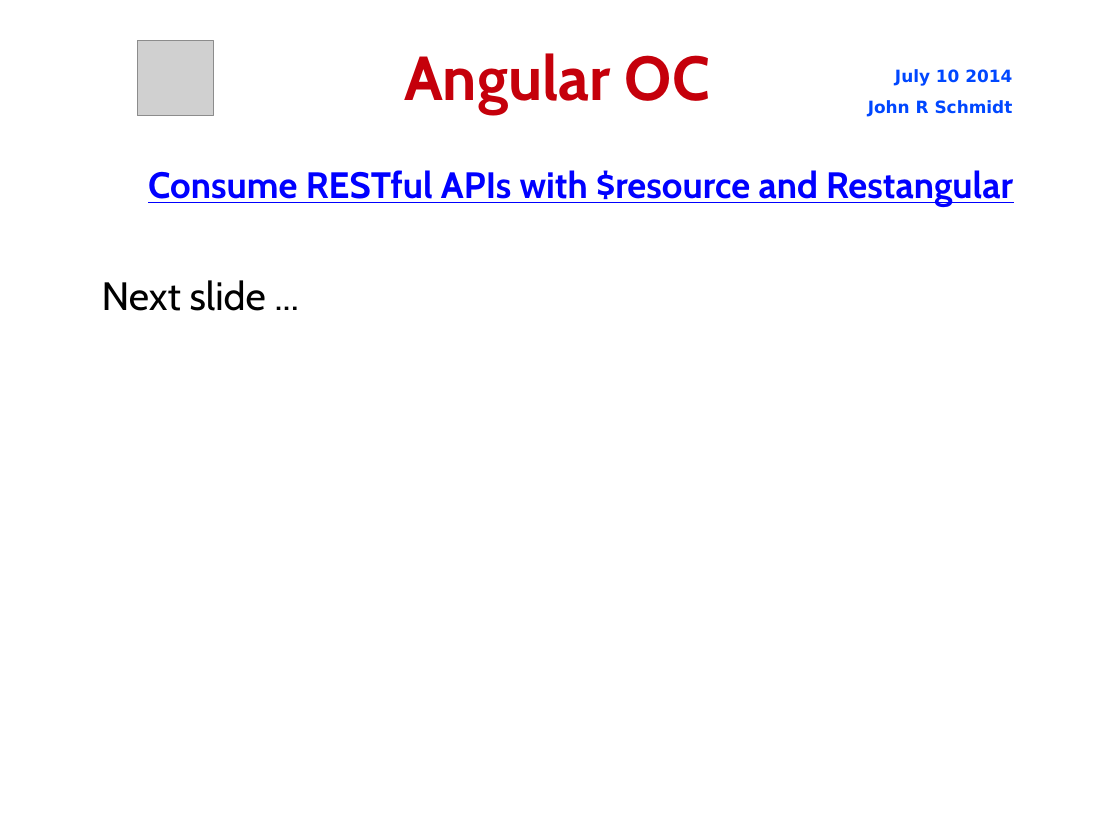
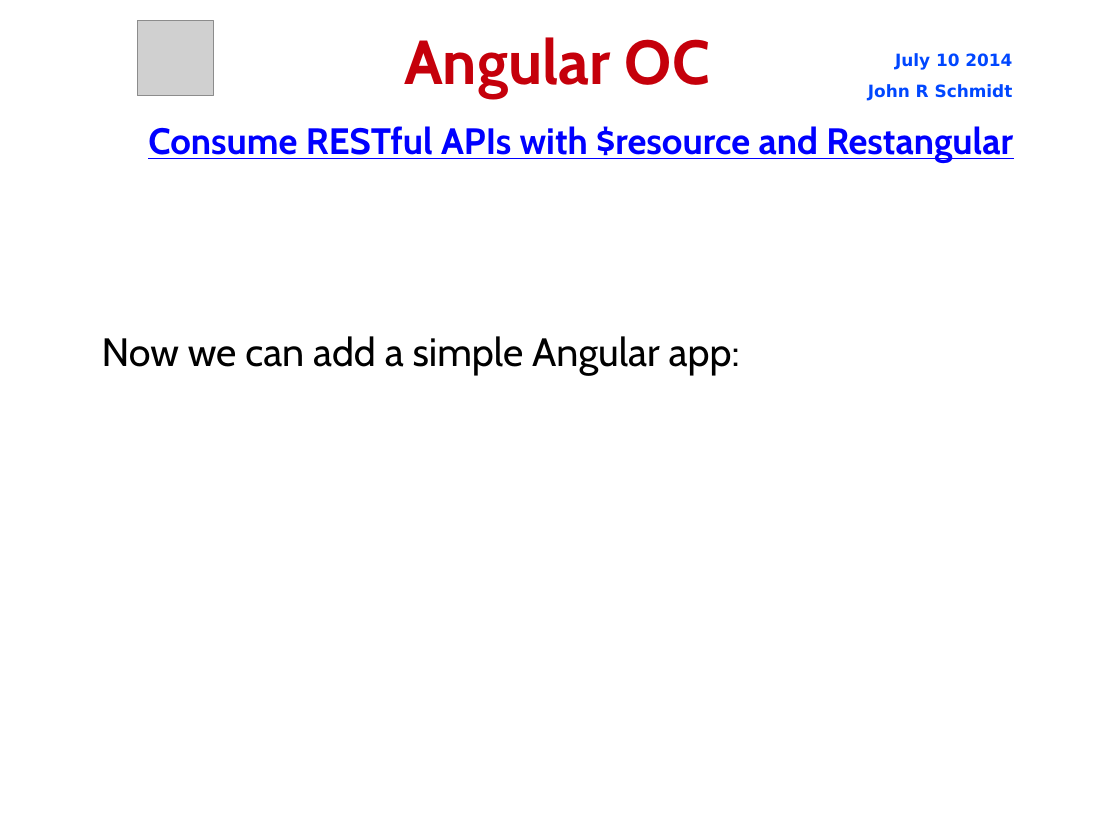
Before and after one commit to jrschmidt/fifa-angular-rest-demo, a slide deck: slide 14 of fifa.odp (slide 17 before the commit). Drawn at 1120x840 pixels with LibreOffice and Linux fonts; fonts in the diff are those of the drawing; grey boxes stand for pictures; background and template pictures are left out. Boxes give left, top, right and bottom in pixels: in the first picture for what was removed or moved away, otherwise in the second. Text is boxed around its words. In the diff, an @@ line names an element or a change of style, - is before the commit and + after.

```diff
--- a/fifa.odp
+++ b/fifa.odp
@@ picture moved from (x1=137, y1=41, x2=213, y2=116) to (x1=137, y1=20, x2=213, y2=96) @@
@@ title "Angular OC" moved from (x1=404, y1=53, x2=710, y2=113) to (x1=404, y1=37, x2=710, y2=97) @@
@@ text "July 10 2014" moved from (x1=868, y1=69, x2=1013, y2=117) to (x1=868, y1=53, x2=1013, y2=101) @@
@@ text "Consume RESTful APIs with $resource ..." moved from (x1=148, y1=170, x2=1013, y2=207) to (x1=148, y1=126, x2=1013, y2=163) @@
@@ subtitle removed at (x1=102, y1=280, x2=266, y2=311) @@
-Next slide ...
@@ subtitle added at (x1=102, y1=336, x2=740, y2=375), 28 pt, text #000000 @@
+Now we can add a simple Angular app:
```
Also in this commit, not shown: 16 other slides changed, 3 slides added, 12 other files.
